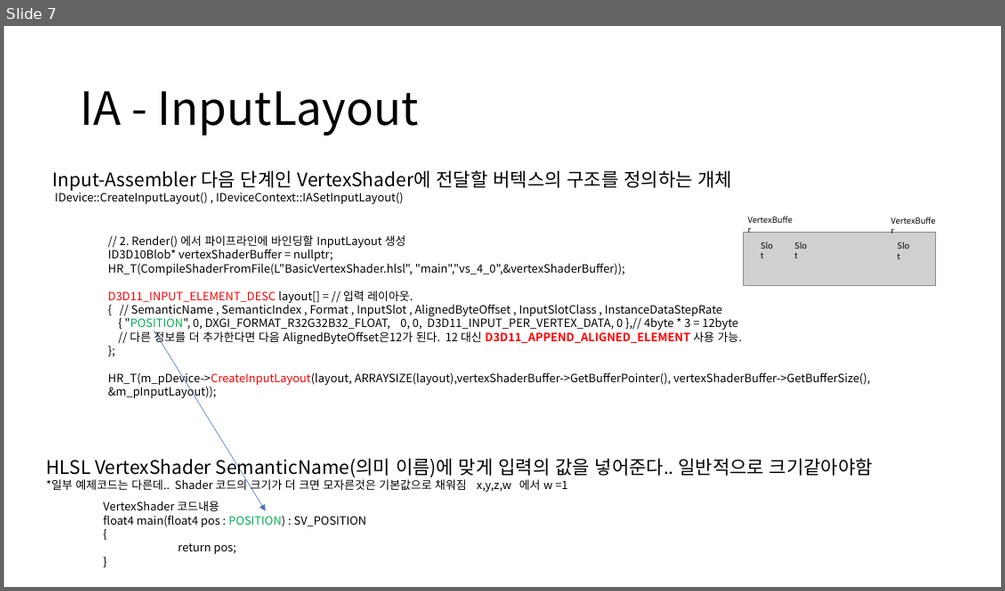
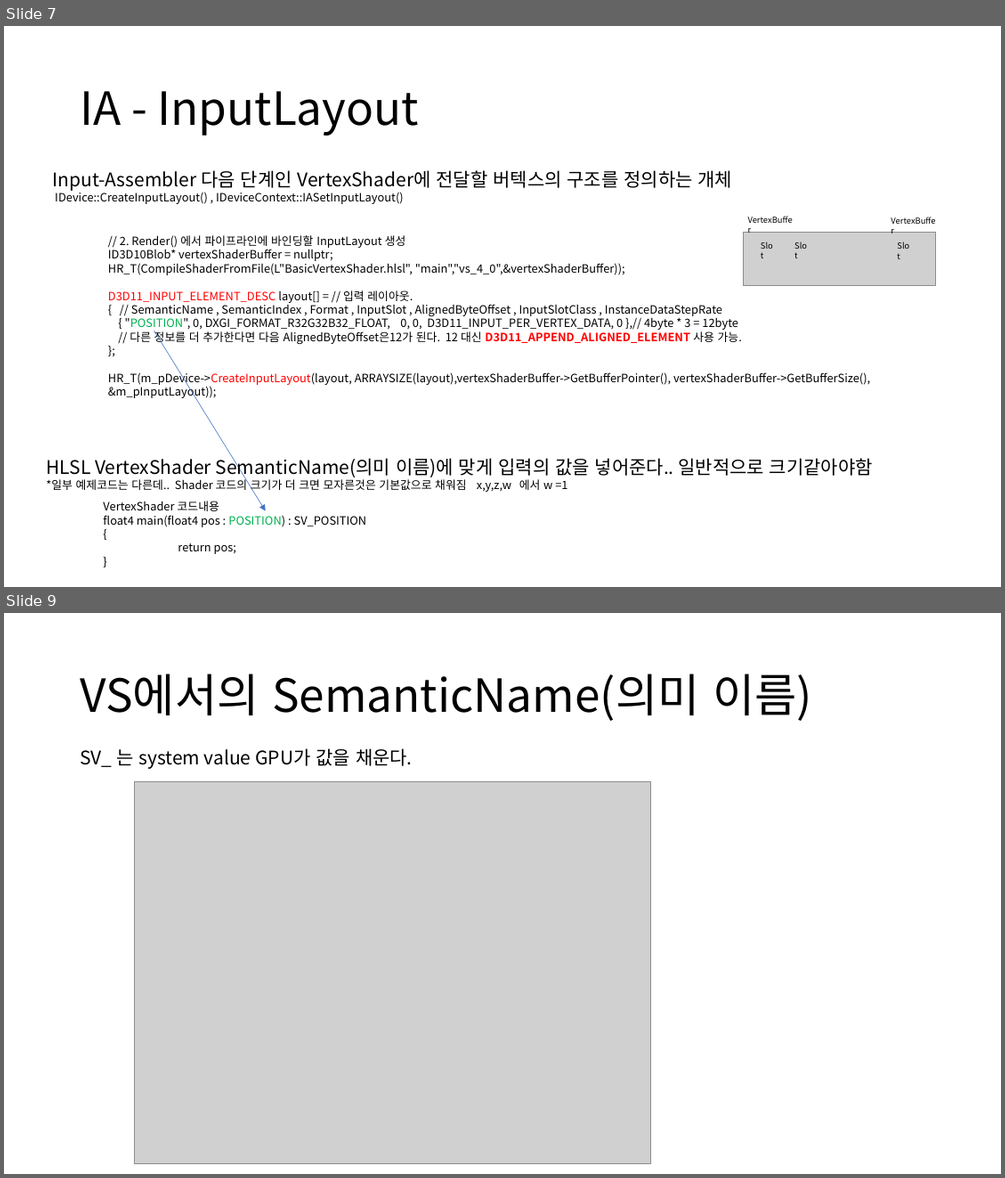
Before and after one commit to ldw9981/D3D11_Tutorial, a slide deck: Documents/02기초-삼각형그리기.pptx. Shown one above the other, each under a label of ours: slide 7 before the commit, slides 7 and 9 after it; the slides between them are not shown. The pictures are 1005x591 and 1005x1178 pixels, drawn with LibreOffice and Linux fonts; fonts in the diff are those of the drawing; grey boxes stand for pictures. Boxes give left, top, right and bottom in pixels: in the first picture for what was removed or moved away, otherwise in the second. Text is boxed around its words. In the diff, an @@ line names an element or a change of style, - is before the commit and + after.

```diff
--- a/Documents/02기초-삼각형그리기.pptx
+++ b/Documents/02기초-삼각형그리기.pptx
@@ slide 9 added at [4,613,1001,1174], background #FFFFFF @@
@@ title added at [80,674,812,721], 44 pt, text #000000 @@
+VS에서의 SemanticName(의미 이름)
@@ text added at [80,748,413,769], 18 pt, text #000000 @@
+SV_ 는 system value GPU가 값을 채운다.
@@ picture added at [134,781,651,1163] @@
```
Also in this commit, not shown: 1 slide changed, 1 other slide added, 1 slide removed.
